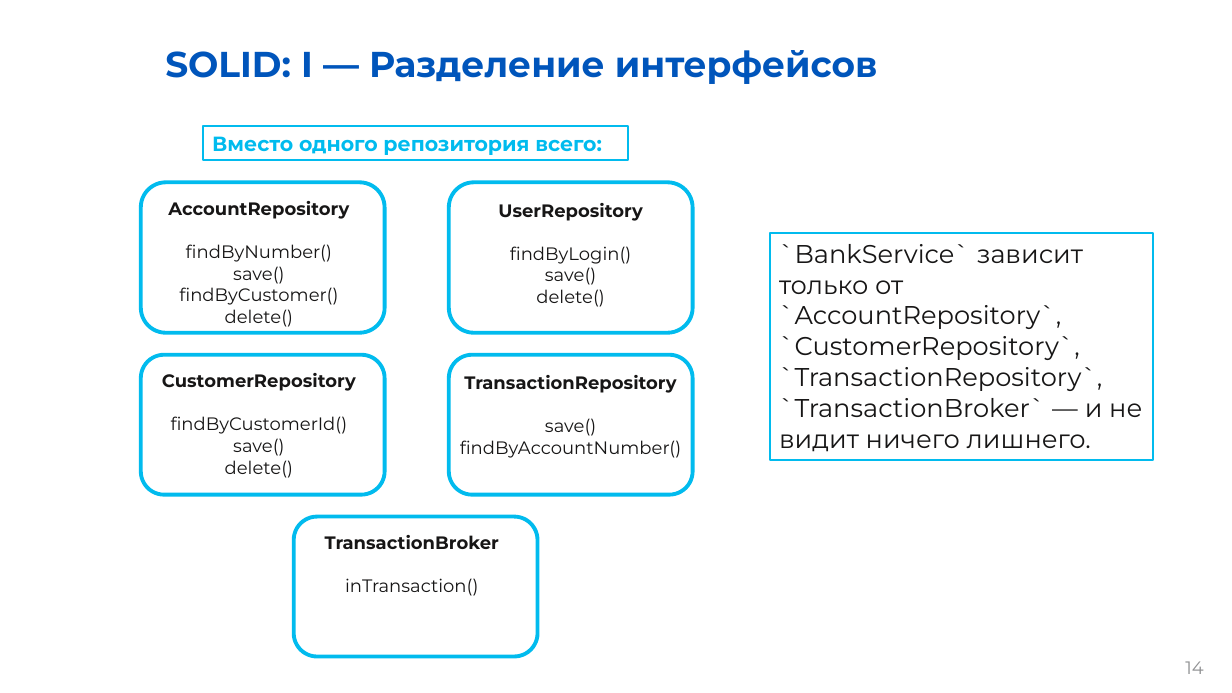
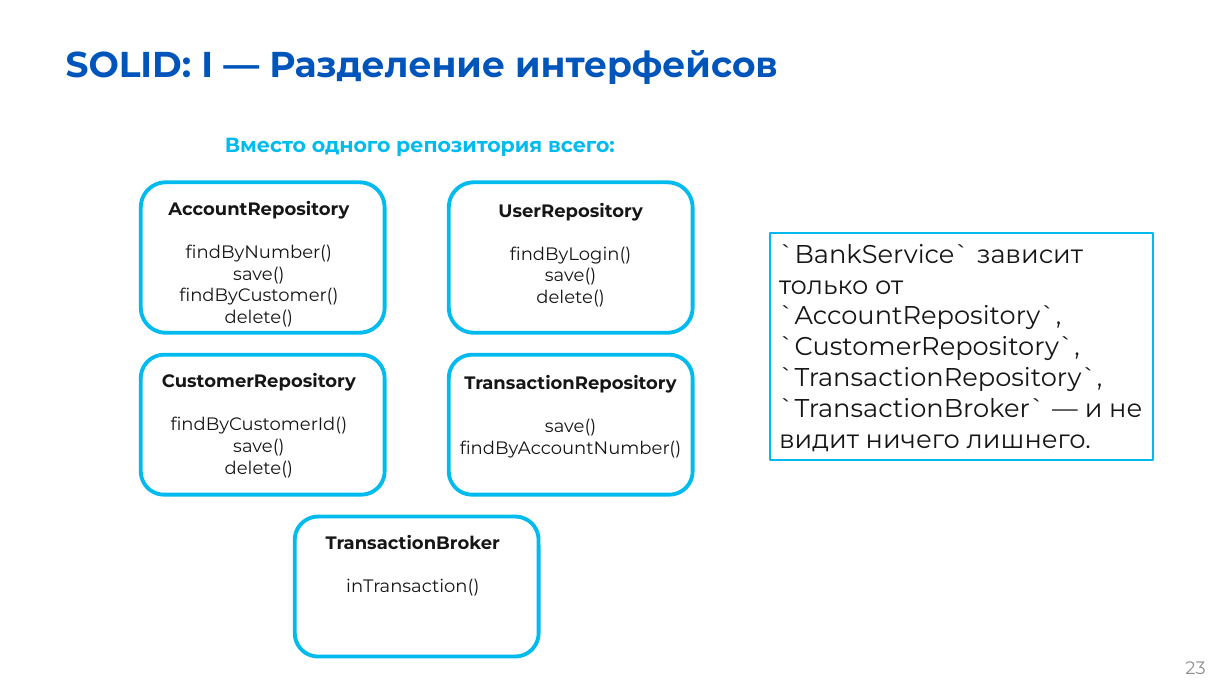
Before and after one commit to kmozgovoj11-rgb/bank_simulator, a slide deck: slide 23 of Презентация.pptx (slide 14 before the commit). Drawn at 1232x693 pixels with LibreOffice and Linux fonts; fonts in the diff are those of the drawing; background and template pictures are left out. Boxes give left, top, right and bottom in pixels: in the first picture for what was removed or moved away, otherwise in the second. Text is boxed around its words. In the diff, an @@ line names an element or a change of style, - is before the commit and + after.

```diff
--- a/Презентация.pptx
+++ b/Презентация.pptx
@@ title "SOLID: I — Разделение интерфейсов" at (x1=66, y1=50, x2=778, y2=84): alignment centre to left @@
@@ text "Вместо одного репозитория всего:" moved from (x1=203, y1=127, x2=628, y2=161) to (x1=225, y1=137, x2=615, y2=156) @@
@@ text "Вместо одного репозитория всего:" at (x1=225, y1=137, x2=615, y2=156): outline #01BBEE 1.5 pt to none @@
@@ page number at (x1=1185, y1=661, x2=1205, y2=674): text changed @@
-14
+23
```
Also in this commit, not shown: 15 other slides changed, 16 slides added, 2 slides removed.
